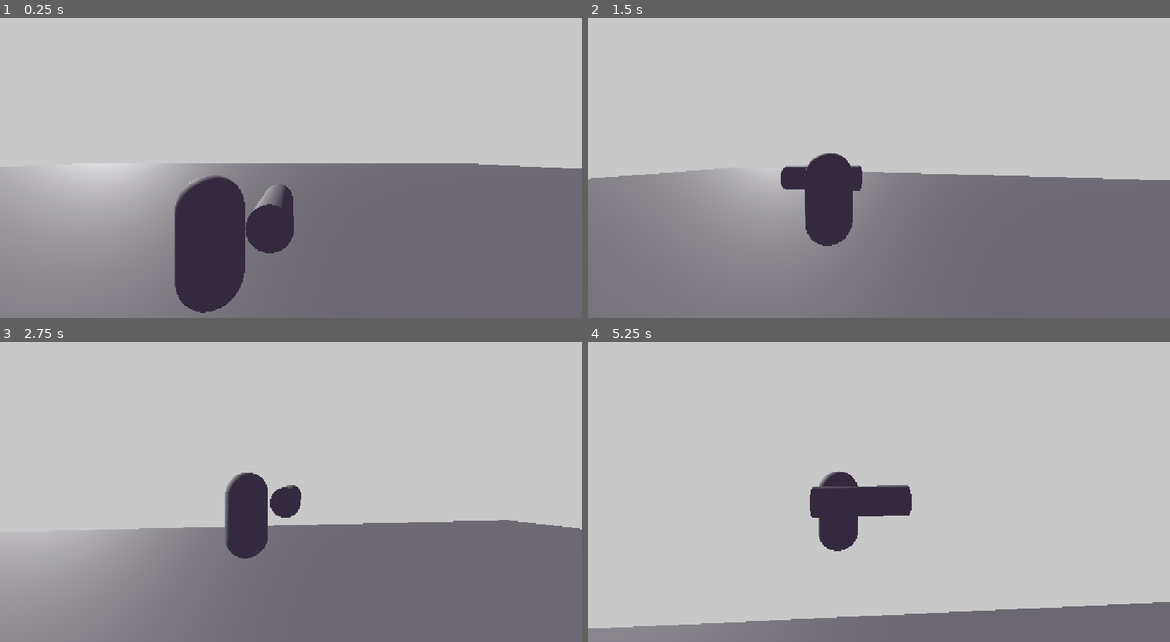
Above: before the commit, frames 1-4 (two rows, left to right).
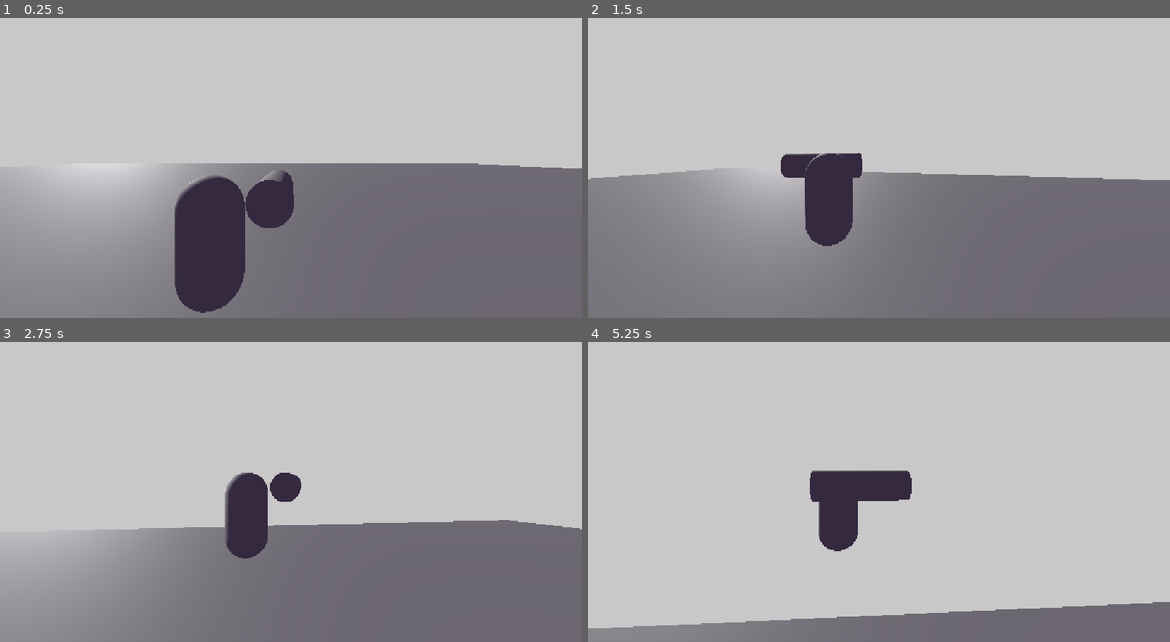
Above: after the commit, the same moments.

Repository: NinjiEggs/rocketmen
Game: Godot game, scene res://Levels/Level.tscn
Two runs of this game, one before a commit and one after it. Both use one fixed random seed, a clock stepped at 60 frames per second and the inputs below.
Inputs (mouse positions are in pixels of both pictures, inside the frame that each line leads up to):
- Up to frame 1 (0.25 s): no input
- Up to frame 2 (1.5 s): move the mouse to (908, 153) at 0.52 s; hold W (Forward) from 0.53 s (still down); click (908, 153) at 0.6 s; tap Space (Jump) at 0.77 s; move the mouse to (849, 156) at 1.27 s; tap Mouse wheel down (wheelDown) at 1.35 s
- Up to frame 3 (2.75 s): keep holding W (Forward); tap Space (Jump) at 1.52 s; click (261, 480) at 1.55 s; move the mouse to (302, 474) at 2.02 s; hold Mouse wheel up (wheelUp) from 2.03 s (still down); click (302, 474) at 2.3 s
- Up to frame 4 (5.25 s): keep holding W (Forward); move the mouse to (873, 483) at 2.77 s; release Mouse wheel up (wheelUp) at 2.78 s; click (873, 483) at 2.85 s; tap Space (Jump) at 3.02, 3.77, 4.52 s; move the mouse to (919, 483) at 3.52 s; click (919, 483) at 3.6 s; move the mouse to (832, 474) at 4.27 s; tap Mouse wheel down (wheelDown) at 4.35 s; click (832, 474) at 4.55 s; move the mouse to (884, 480) at 5.02 s; hold Mouse wheel up (wheelUp) from 5.03 s (still down)

The runs differ from the first frame. In frame 1, 1.3% of the frame differs, in the area x 42-51%, y 50-79%; in frame 2, 0.6%; in frame 3, 0.5%; in frame 4, 1.3%, in the area x 38-56%, y 42-59%.

Commit message:
faqarfqq

Diff:
--- a/Levels/Level.tscn
+++ b/Levels/Level.tscn
@@ -20,6 +20,8 @@
 
 [node name="LevelFloor" type="StaticBody3D" parent="." unique_id=1833624777]
 transform = Transform3D(100, 0, 0, 0, 1, 0, 0, 0, 100, 0, 0, 0)
+collision_layer = 2
+collision_mask = 5
 
 [node name="MeshInstance3D" type="MeshInstance3D" parent="LevelFloor" unique_id=1229443153]
 mesh = SubResource("BoxMesh_a8avo")
@@ -40,6 +42,8 @@
 
 [node name="Box" type="StaticBody3D" parent="." unique_id=1343625520]
 transform = Transform3D(4.265, 0, 0, 0, 4.265, 0, 0, 0, 4.265, -21.137241, 2.4855394, 0)
+collision_layer = 2
+collision_mask = 5
 
 [node name="MeshInstance3D" type="MeshInstance3D" parent="Box" unique_id=1158062137]
 mesh = SubResource("BoxMesh_a8avo")
@@ -49,6 +53,8 @@
 
 [node name="Box2" type="StaticBody3D" parent="." unique_id=158635325]
 transform = Transform3D(4.265, 0, 0, 0, 4.265, 0, 0, 0, 4.265, 33.292564, 2.4855394, 0)
+collision_layer = 2
+collision_mask = 5
 
 [node name="MeshInstance3D" type="MeshInstance3D" parent="Box2" unique_id=1183926338]
 mesh = SubResource("BoxMesh_a8avo")
--- a/Player/Rocketman.tscn
+++ b/Player/Rocketman.tscn
@@ -15,6 +15,7 @@
 [sub_resource type="CylinderMesh" id="CylinderMesh_vtawm"]
 
 [node name="Rocketman" type="CharacterBody3D" unique_id=2015102740]
+collision_mask = 6
 script = ExtResource("1_uk33d")
 
 [node name="CollisionShape3D" type="CollisionShape3D" parent="." unique_id=515430107]
@@ -40,11 +41,11 @@
 springArm = NodePath("../SpringArm3D/SpringPosition")
 
 [node name="CannonPivotRotator" type="Node3D" parent="." unique_id=1864296044]
-transform = Transform3D(1, 0, 0, 0, 1, 0, 0, 0, 1, 0, 0.33278942, 0)
+transform = Transform3D(1, 0, 0, 0, 1, 0, 0, 0, 1, 0, 0.661137, 0)
 script = ExtResource("4_vtawm")
 
 [node name="CannonPivot" type="Node3D" parent="." unique_id=950363587]
-transform = Transform3D(1, 0, 0, 0, 1, 0, 0, 0, 1, 0, 0.333, 0)
+transform = Transform3D(1, 0, 0, 0, 1, 0, 0, 0, 1, 0, 0.66134757, 0)
 script = ExtResource("5_2341e")
 
 [node name="Cannon" type="MeshInstance3D" parent="CannonPivot" unique_id=1139883709]
--- a/Player/camera_pivot_script.gd
+++ b/Player/camera_pivot_script.gd
@@ -4,7 +4,7 @@
 @export_range(-90.0, 0.0, 0.1, "radians_as_degrees") var minVerticalAngle : float = -PI/2
 @export_range(0.0, 90.0, 0.1, "radians_as_degrees") var maxVerticalAngle : float = PI/4
 
-@onready var springArm := $SpringArm3D
+@onready var springArm : SpringArm3D = $SpringArm3D
 
 # Called when the node enters the scene tree for the first time.
 func _ready() -> void:
--- a/Player/rocketman_script.gd
+++ b/Player/rocketman_script.gd
@@ -8,8 +8,15 @@
 var cameraMovement : bool = true
 var moveDisabled : bool = false
 @onready var Camera := $CameraPivot/Camera3D
+@onready var Bomb := preload("res://Projectiles/Bomb.tscn")
+@onready var bombProjectileSpawn := $CannonPivot/Cannon/CannonProjectileSpawn
 
 func _physics_process(delta: float) -> void:
+
+	if Input.is_action_just_pressed("Shoot"):
+		var bombToSpawn = Bomb.instantiate()
+		bombProjectileSpawn.add_child(bombToSpawn)
+
 	# Add the gravity.
 	if not is_on_floor():
 		velocity += get_gravity() * delta
--- a/Projectiles/Bomb.tscn
+++ b/Projectiles/Bomb.tscn
@@ -1,10 +1,16 @@
 [gd_scene format=3 uid="uid://cs6t87r04pi7"]
+
+[ext_resource type="Script" uid="uid://bm61okrxvu30x" path="res://Projectiles/bomb_script.gd" id="1_jqnvk"]
 
 [sub_resource type="SphereShape3D" id="SphereShape3D_soy7k"]
 
 [sub_resource type="SphereMesh" id="SphereMesh_soy7k"]
 
 [node name="Bomb" type="RigidBody3D" unique_id=1158316834]
+collision_layer = 4
+collision_mask = 3
+gravity_scale = 0.0
+script = ExtResource("1_jqnvk")
 
 [node name="CollisionShape3D" type="CollisionShape3D" parent="." unique_id=400411012]
 shape = SubResource("SphereShape3D_soy7k")
--- a/Projectiles/BombAOE.tscn
+++ b/Projectiles/BombAOE.tscn
@@ -1,3 +1,26 @@
 [gd_scene format=3 uid="uid://cx4rpappv3sv"]
 
-[node name="BombAOE" type="MeshInstance3D" unique_id=1423720252]
+[ext_resource type="Script" uid="uid://c2m80bmyfjvcl" path="res://Projectiles/bomb_aoe_script.gd" id="1_7c8jp"]
+
+[sub_resource type="SphereMesh" id="SphereMesh_8rfpd"]
+
+[sub_resource type="SphereShape3D" id="SphereShape3D_soy7k"]
+
+[node name="BombAOE" type="Node3D" unique_id=262648762]
+script = ExtResource("1_7c8jp")
+
+[node name="BombAOEMesh" type="MeshInstance3D" parent="." unique_id=1423720252]
+transform = Transform3D(3.695, 0, 0, 0, 3.695, 0, 0, 0, 3.695, 0, 0, 0)
+mesh = SubResource("SphereMesh_8rfpd")
+
+[node name="Hurtbox" type="Area3D" parent="." unique_id=1307055847]
+transform = Transform3D(4.56, 0, 0, 0, 4.56, 0, 0, 0, 4.56, 0, 0, 0)
+collision_layer = 4
+
+[node name="CollisionShape3D" type="CollisionShape3D" parent="Hurtbox" unique_id=38626770]
+shape = SubResource("SphereShape3D_soy7k")
+
+[node name="LifeSpan" type="Timer" parent="." unique_id=1364392899]
+wait_time = 0.5
+
+[connection signal="timeout" from="LifeSpan" to="." method="_on_life_span_timeout"]
--- /dev/null
+++ b/Projectiles/bomb_aoe_script.gd
@@ -0,0 +1,29 @@
+extends MeshInstance3D
+
+var firstGrowthCycleFinished : bool = false
+@onready var AOEMesh : MeshInstance3D = $BombAOEMesh
+@onready var Hurtbox : Area3D = $Hurtbox
+
+# Called when the node enters the scene tree for the first time.
+func _ready() -> void:
+	pass # Replace with function body.
+
+
+# Called every frame. 'delta' is the elapsed time since the previous frame.
+func _process(delta: float) -> void:
+	if firstGrowthCycleFinished == false:
+		AOEMesh.scale.x = lerpf(AOEMesh.scale.x, 4.56, delta * 6)
+		AOEMesh.scale.y = lerpf(AOEMesh.scale.y, 4.56, delta * 6)
+		AOEMesh.scale.z = lerpf(AOEMesh.scale.z, 4.56, delta * 6)
+		if AOEMesh.scale.z == 4.56:
+			firstGrowthCycleFinished = true
+	else:
+		AOEMesh.scale.x = lerpf(AOEMesh.scale.x, 0, delta * 6)
+		AOEMesh.scale.y = lerpf(AOEMesh.scale.y, 0, delta * 6)
+		AOEMesh.scale.z = lerpf(AOEMesh.scale.z, 0, delta * 6)
+	if AOEMesh.scale.z == 0:
+		queue_free()
+
+
+func _on_life_span_timeout() -> void:
+	Hurtbox.queue_free()
--- /dev/null
+++ b/Projectiles/bomb_script.gd
@@ -0,0 +1,12 @@
+extends RigidBody3D
+
+@export var projectileSpeed : float = 60
+
+# Called when the node enters the scene tree for the first time.
+func _ready() -> void:
+	reparent(get_tree().root)
+
+
+# Called every frame. 'delta' is the elapsed time since the previous frame.
+func _physics_process(delta: float) -> void:
+	position += transform.basis * Vector3(0, projectileSpeed, 0) * delta
--- a/project.godot
+++ b/project.godot
@@ -57,6 +57,17 @@
 "events": [Object(InputEventKey,"resource_local_to_scene":false,"resource_name":"","device":-1,"window_id":0,"alt_press …(191 unchanged characters)…
 ]
 }
+Shoot={
+"deadzone": 0.2,
+"events": [Object(InputEventMouseButton,"resource_local_to_scene":false,"resource_name":"","device":-1,"window_id":0,"alt_pressed":false,"shift_pressed":false,"ctrl_pressed":false,"meta_pressed":false,"button_mask":1,"position":Vector2(141, 9),"global_position":Vector2(150, 57),"factor":1.0,"button_index":1,"canceled":false,"pressed":true,"double_click":false,"script":null)
+]
+}
+
+[layer_names]
+
+3d_physics/layer_1="Player"
+3d_physics/layer_2="Terrain"
+3d_physics/layer_3="Projectile"
 
 [physics]
 
Not shown, added: Projectiles/bomb_aoe_script.gd.uid
Not shown, added: Projectiles/bomb_script.gd.uid
